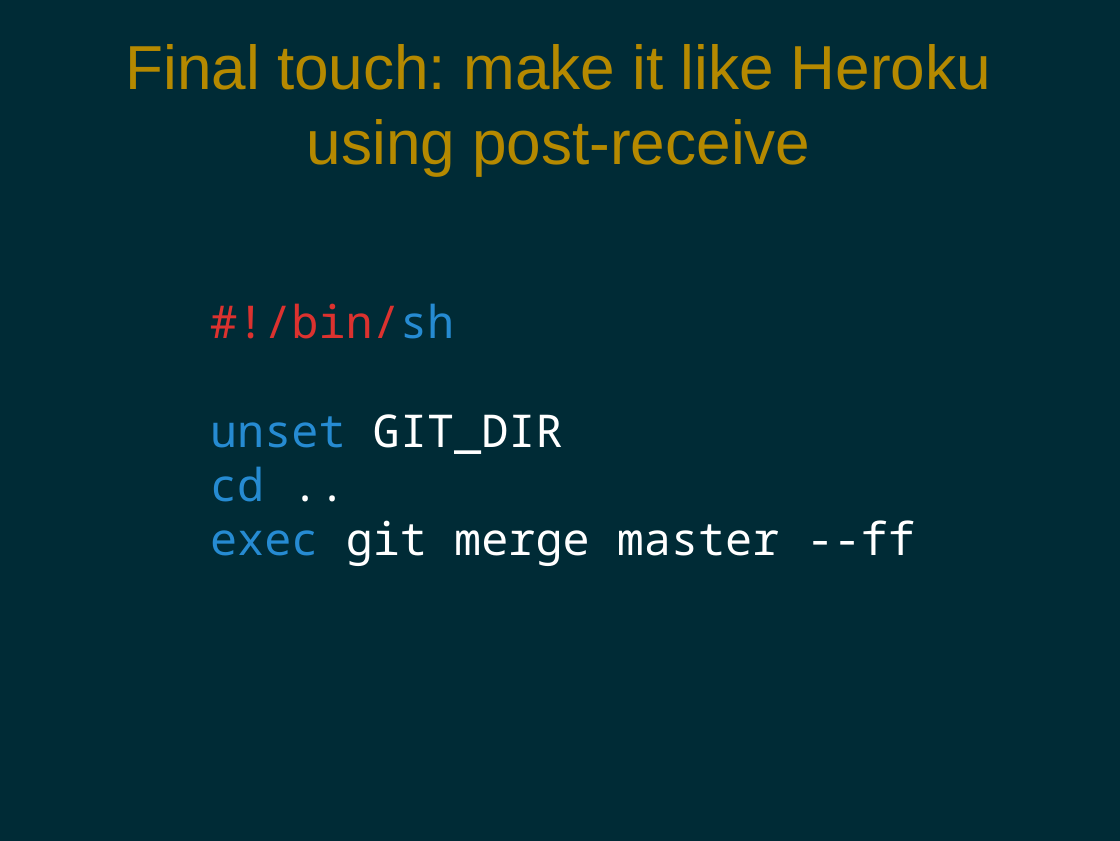
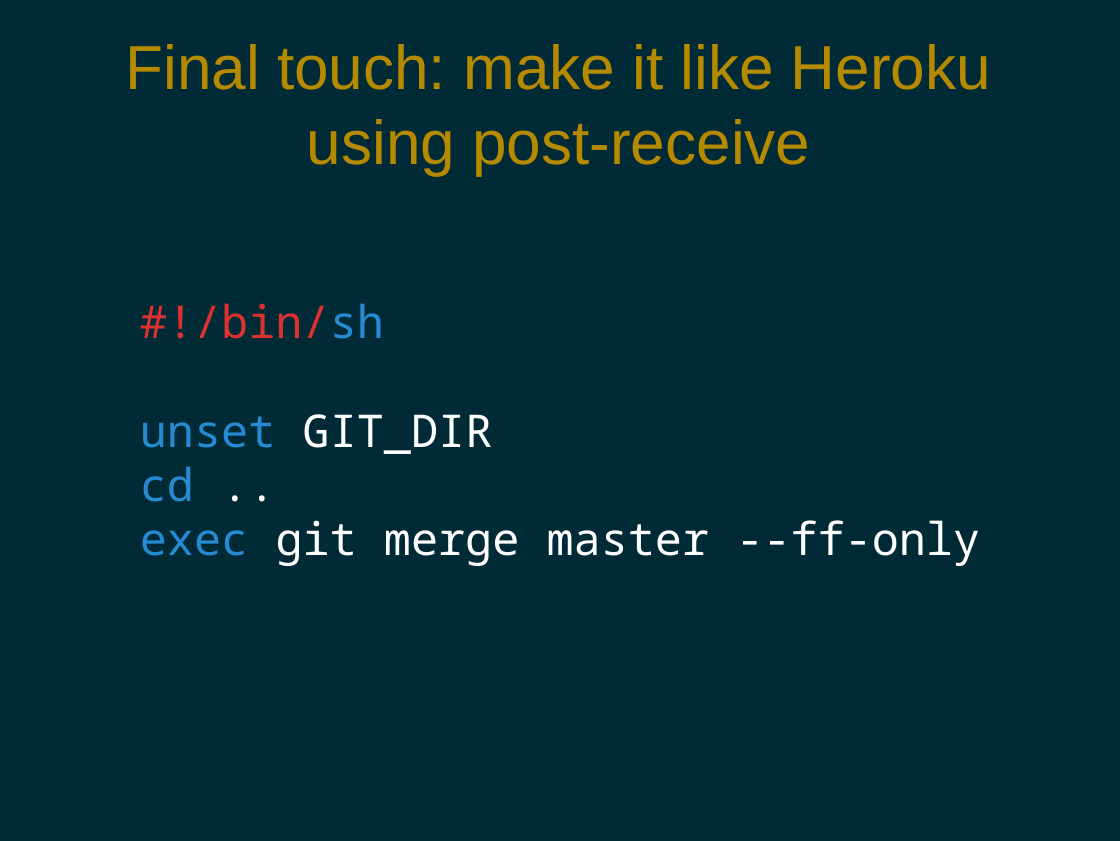
Before and after one commit to pdg137/gitpres, a slide deck: slide 19 of advanced.odp (slide 18 before the commit). Drawn at 1120x841 pixels with LibreOffice and Linux fonts; fonts in the diff are those of the drawing. Boxes give left, top, right and bottom in pixels: in the first picture for what was removed or moved away, otherwise in the second. Text is boxed around its words. In the diff, an @@ line names an element or a change of style, - is before the commit and + after.

Commit message:
updated presentation

```diff
--- a/advanced.odp
+++ b/advanced.odp
@@ text "#!/bin/sh": place and size @@
-text "#!/bin/sh" at box(210, 303, 915, 566)
+text "#!/bin/sh" at box(140, 303, 980, 566)
@@ text at box(140, 520, 980, 566): text changed @@
-exec git merge master --ff
+exec git merge master --ff-only
```
Also in this commit, not shown: 2 other slides changed, 1 slide added.
